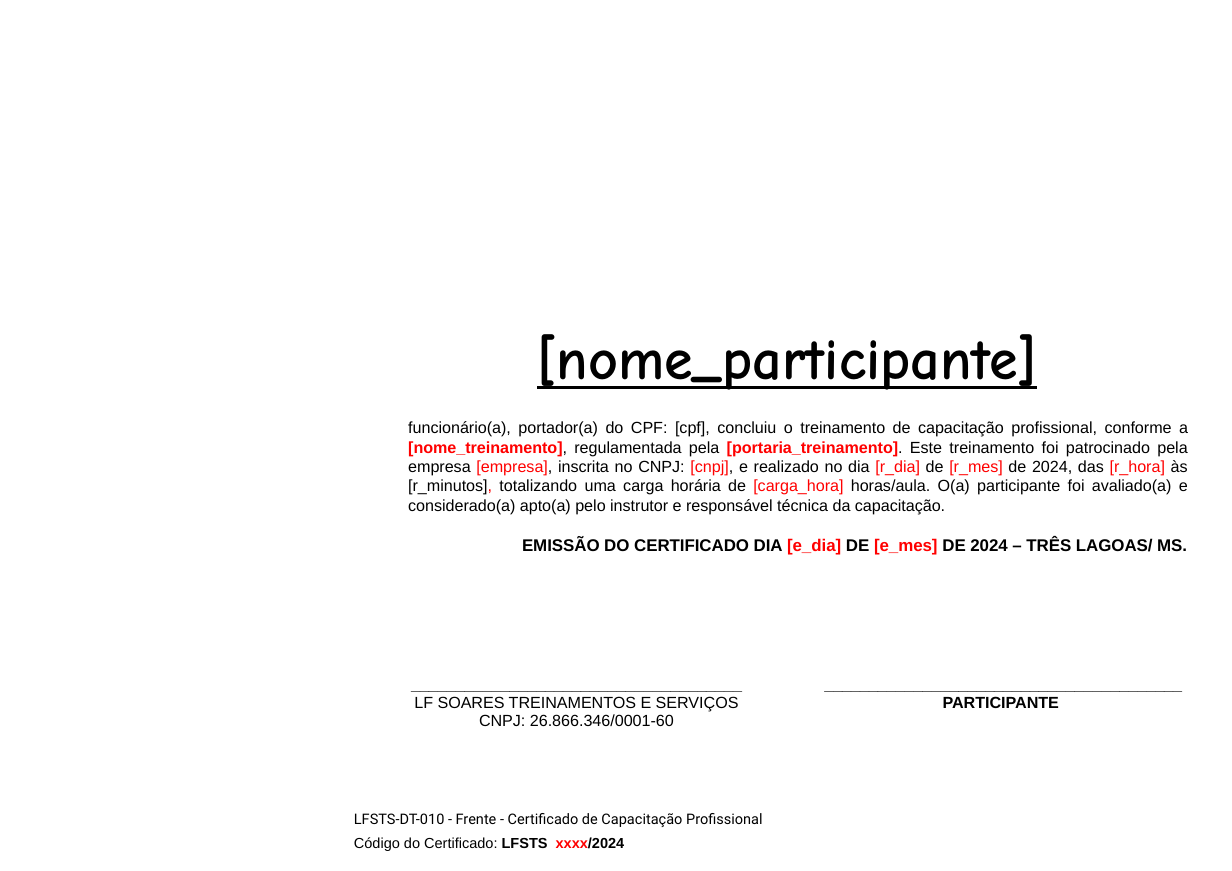
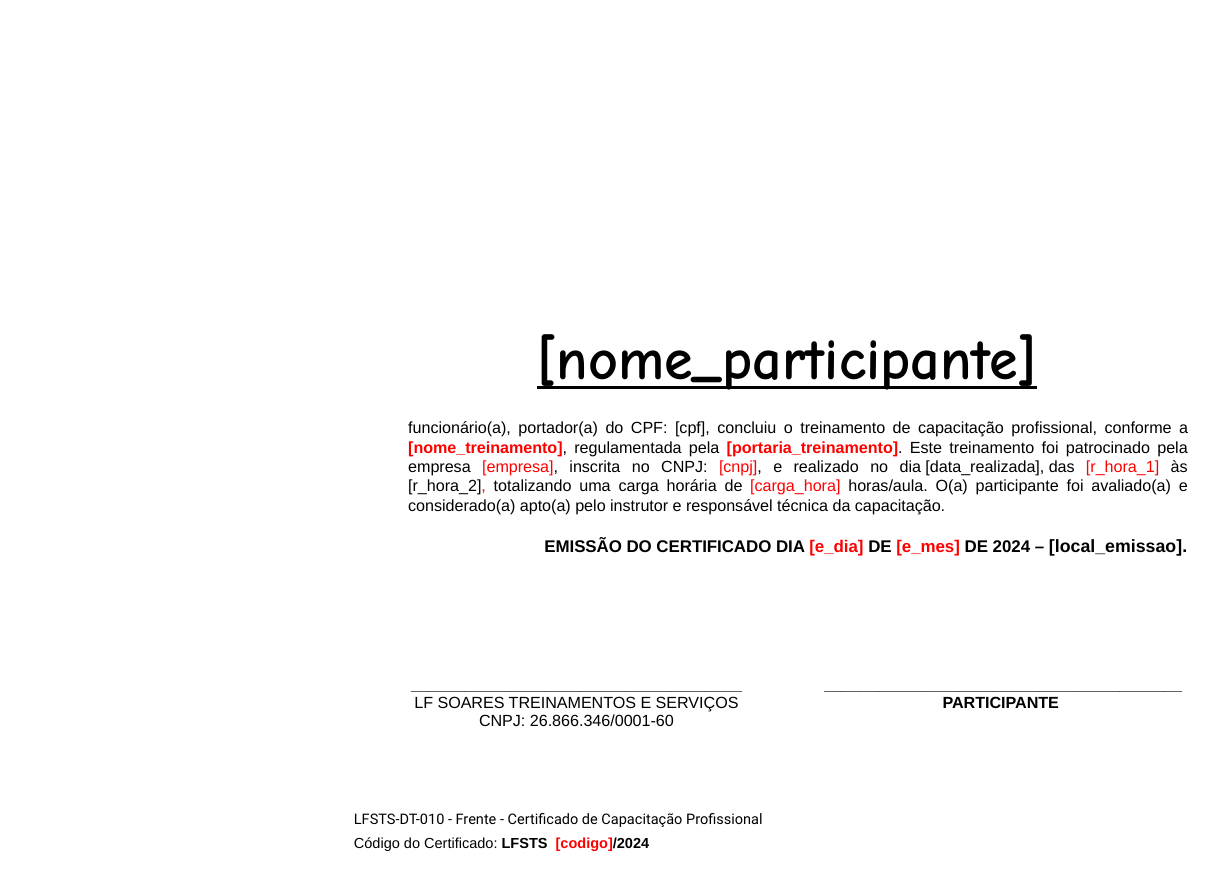
Before and after one commit to Programateca/lfsoares-front, a slide deck: slide 1 of public/templates/frente-verso-3a.pptx. Drawn at 1232x871 pixels with LibreOffice and Linux fonts; fonts in the diff are those of the drawing; background and template pictures are left out. Boxes give left, top, right and bottom in pixels: in the first picture for what was removed or moved away, otherwise in the second. Text is boxed around its words. In the diff, an @@ line names an element or a change of style, - is before the commit and + after.

Commit message:
feat: add documento_identificador field to Certificados component, update data fetching logic, and enhance SelectMap to display parsed identificador data

```diff
--- a/public/templates/frente-verso-3a.pptx
+++ b/public/templates/frente-verso-3a.pptx
@@ text at box(408, 421, 1188, 556): text changed @@
-funcionário(a), portador(a) do CPF: [cpf], concluiu o treinamento de capacitação profissional, conforme a [nome_treinamento], regulamentada pela [portaria_treinamento]. Este treinamento foi patrocinado pela empresa [empresa], inscrita no CNPJ: [cnpj], e realizado no dia [r_dia] de [r_mes] de 2024, das [r_hora] às [r_minutos], totalizando uma carga horária de [carga_hora] horas/aula. O(a) participante foi avaliado(a) e considerado(a) apto(a) pelo instrutor e responsável técnica da capacitação.
-EMISSÃO DO CERTIFICADO DIA [e_dia] DE [e_mes] DE 2024 – TRÊS LAGOAS/ MS.
+funcionário(a), portador(a) do CPF: [cpf], concluiu o treinamento de capacitação profissional, conforme a [nome_treinamento], regulamentada pela [portaria_treinamento]. Este treinamento foi patrocinado pela empresa [empresa], inscrita no CNPJ: [cnpj], e realizado no dia [data_realizada], das [r_hora_1] às [r_hora_2], totalizando uma carga horária de [carga_hora] horas/aula. O(a) participante foi avaliado(a) e considerado(a) apto(a) pelo instrutor e responsável técnica da capacitação.
+EMISSÃO DO CERTIFICADO DIA [e_dia] DE [e_mes] DE 2024 – [local_emissao].
@@ text at box(354, 837, 650, 851): text changed @@
-Código do Certificado: LFSTS xxxx/2024
+Código do Certificado: LFSTS [codigo]/2024
```
Also in this commit, not shown: 1 other slide changed, 2 other files.
